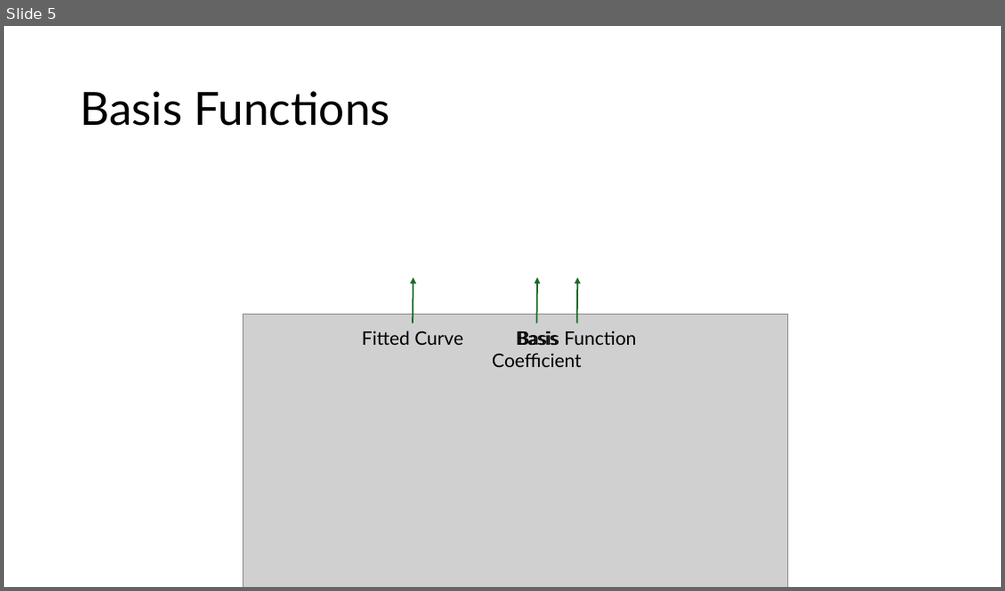
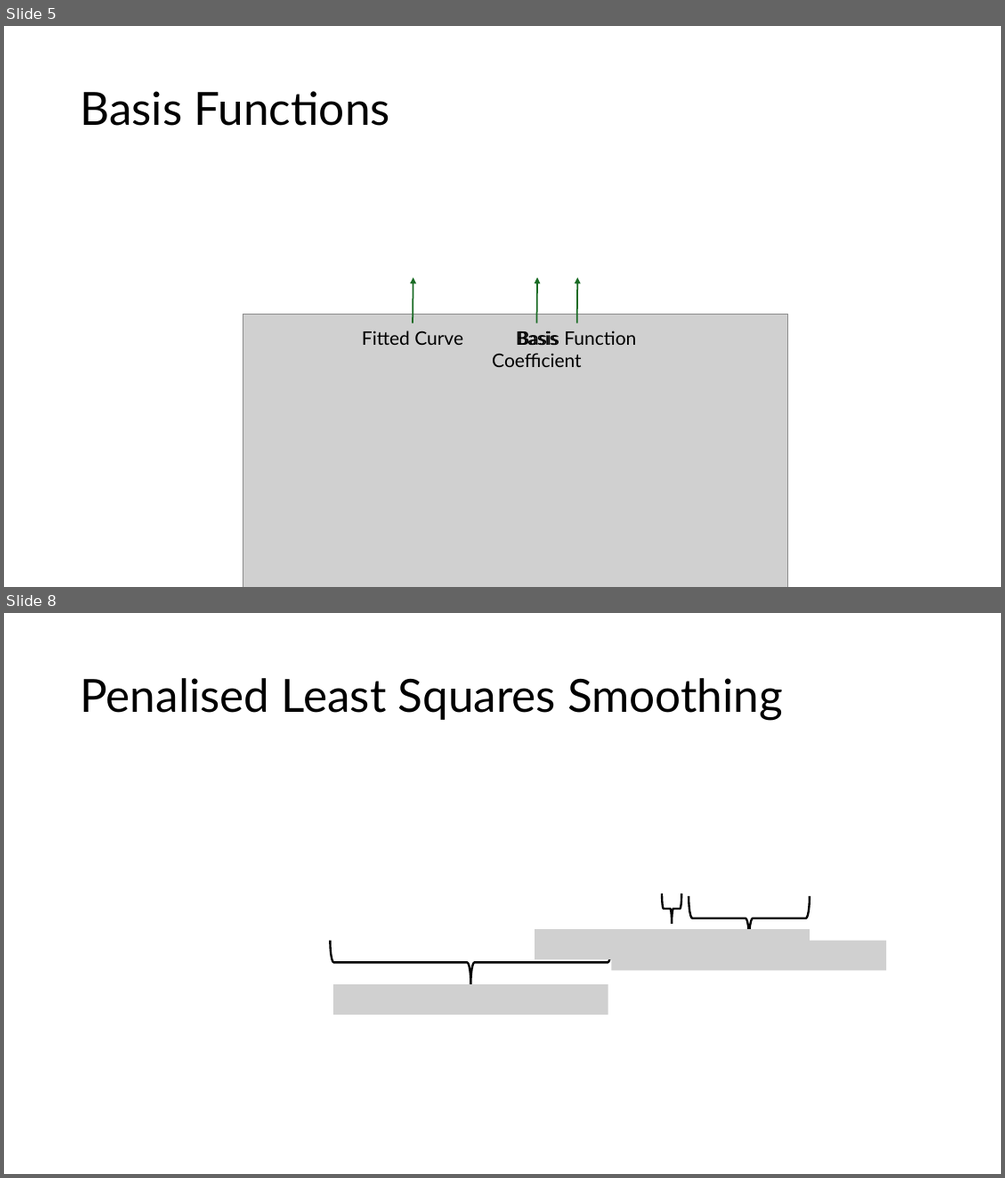
Before and after one commit to edwardgunning/ISBS-Short-Course, a slide deck: slides/02-smoothing.pptx. Shown one above the other, each under a label of ours: slide 5 before the commit, slides 5 and 8 after it; the slides between them are not shown. The pictures are 1005x591 and 1005x1178 pixels, drawn with LibreOffice and Linux fonts; fonts in the diff are those of the drawing; grey boxes stand for pictures; background and template pictures are left out. Boxes give left, top, right and bottom in pixels: in the first picture for what was removed or moved away, otherwise in the second. Text is boxed around its words. In the diff, an @@ line names an element or a change of style, - is before the commit and + after.

```diff
--- a/slides/02-smoothing.pptx
+++ b/slides/02-smoothing.pptx
@@ slide 8 added at bbox=[4, 613, 1001, 1174], background #FFFFFF @@
@@ title added at bbox=[80, 678, 783, 720], 44 pt, text #000000 @@
+Penalised Least Squares Smoothing
@@ left brace added at bbox=[662, 893, 681, 924], outline #000000 2 pt @@
@@ left brace added at bbox=[688, 896, 809, 941], outline #000000 2 pt @@
@@ picture added at bbox=[535, 929, 810, 959] @@
@@ left brace added at bbox=[331, 941, 612, 984], outline #000000 2 pt @@
@@ picture added at bbox=[611, 941, 886, 971] @@
@@ picture added at bbox=[333, 985, 608, 1014] @@
```
Also in this commit, not shown: 1 slide changed, 5 other slides added, 2 other files.
